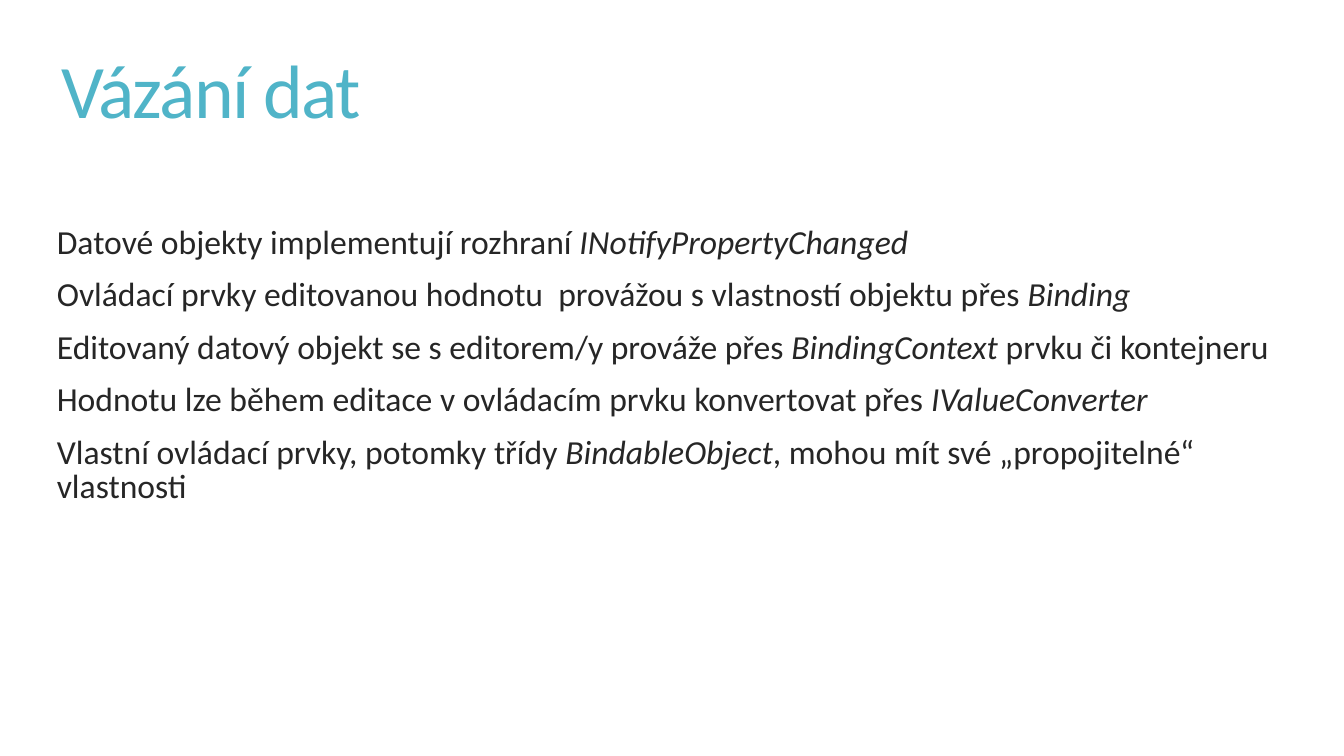
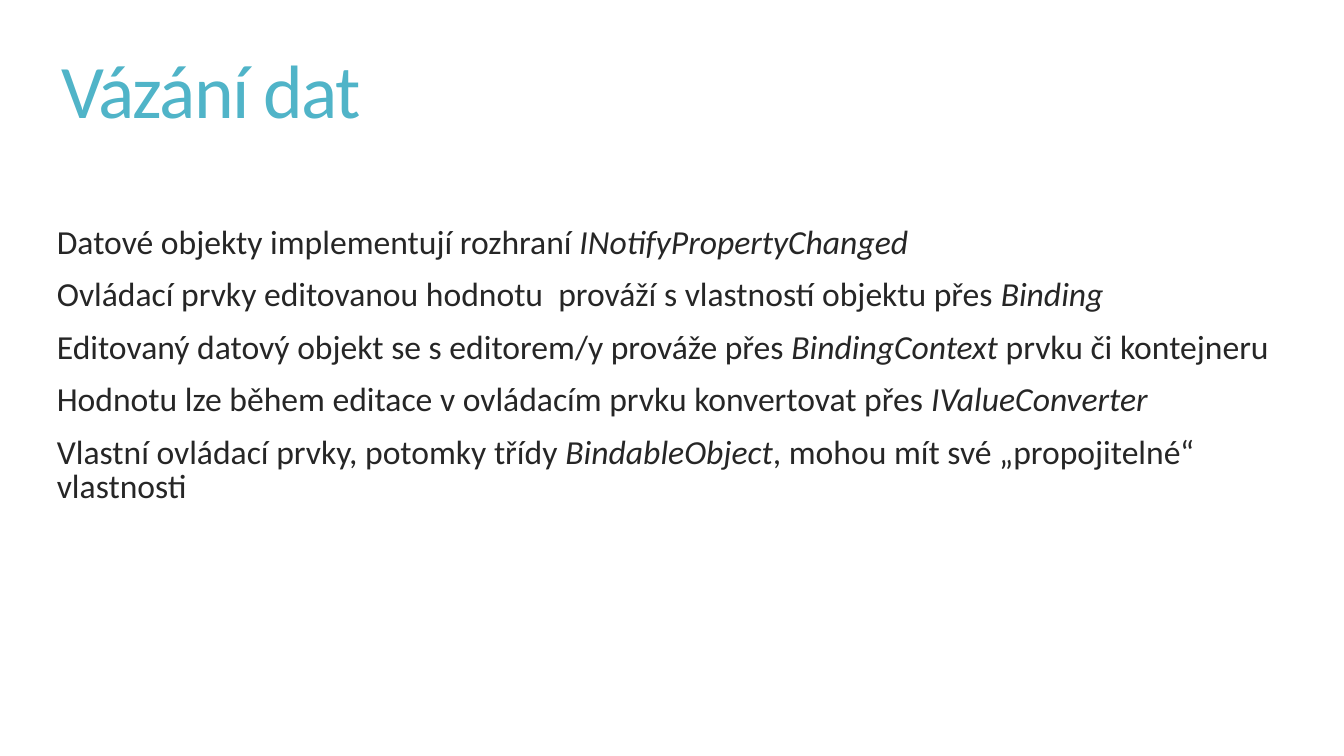
Before and after one commit to PetrVobornik/prednasky, a slide deck: slide 2 of Xamarin.Forms/05-VazaniDat/vazani-dat.ppsx. Drawn at 1344x756 pixels with LibreOffice and Linux fonts; fonts in the diff are those of the drawing. Boxes give left, top, right and bottom in pixels: in the first picture for what was removed or moved away, otherwise in the second. Text is boxed around its words. In the diff, an @@ line names an element or a change of style, - is before the commit and + after.

```diff
--- a/Xamarin.Forms/05-VazaniDat/vazani-dat.ppsx
+++ b/Xamarin.Forms/05-VazaniDat/vazani-dat.ppsx
@@ text at (57,282,1104,312): text changed @@
-  Ovládací prvky editovanou hodnotu provážou s vlastností objektu přes Binding
+  Ovládací prvky editovanou hodnotu prováží s vlastností objektu přes Binding
```
Also in this commit, not shown: 8 other slides changed, 6 other files.
